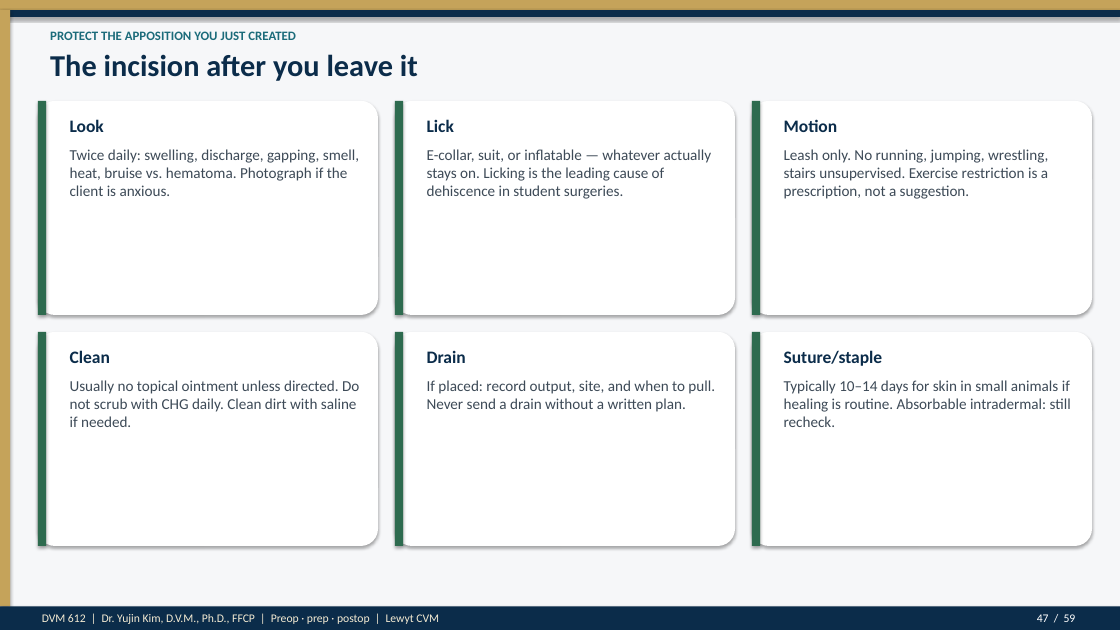
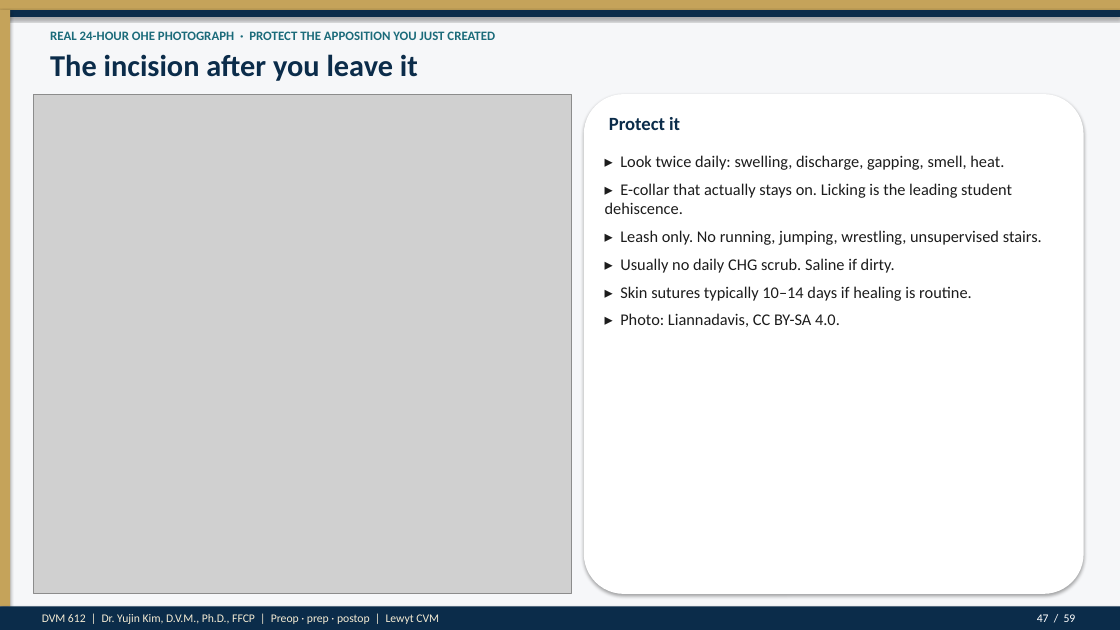
Before and after one commit to drkimvet/happycare, a slide deck: slide 47 of lectures/DVM-612_Week4_Preop_PatientPrep_Postop.pptx. Drawn at 1120x630 pixels with LibreOffice and Linux fonts; fonts in the diff are those of the drawing; grey boxes stand for pictures. Boxes give left, top, right and bottom in pixels: in the first picture for what was removed or moved away, otherwise in the second. Text is boxed around its words. In the diff, an @@ line names an element or a change of style, - is before the commit and + after.

```diff
--- a/lectures/DVM-612_Week4_Preop_PatientPrep_Postop.pptx
+++ b/lectures/DVM-612_Week4_Preop_PatientPrep_Postop.pptx
@@ text at (x1=50, y1=31, x2=495, y2=40): text changed @@
-PROTECT THE APPOSITION YOU JUST CREATED
+REAL 24-HOUR OHE PHOTOGRAPH · PROTECT THE APPOSITION YOU JUST CREATED
@@ picture added at (x1=34, y1=94, x2=571, y2=594) @@
@@ rounded rectangle removed at (x1=38, y1=101, x2=378, y2=315) @@
@@ rectangle removed at (x1=38, y1=101, x2=46, y2=315) @@
@@ text removed at (x1=70, y1=119, x2=104, y2=132) @@
-Look
@@ rounded rectangle removed at (x1=395, y1=101, x2=735, y2=315) @@
@@ rectangle removed at (x1=395, y1=101, x2=403, y2=315) @@
@@ text removed at (x1=427, y1=119, x2=454, y2=132) @@
-Lick
@@ rounded rectangle resized from (x1=752, y1=101, x2=1092, y2=315) to (x1=584, y1=94, x2=1084, y2=594) @@
@@ text added at (x1=609, y1=117, x2=680, y2=130), 16 pt, text #0B2C4A, bold @@
+Protect it
@@ rectangle removed at (x1=752, y1=101, x2=760, y2=315) @@
@@ text removed at (x1=784, y1=119, x2=838, y2=132) @@
-Motion
@@ text removed at (x1=70, y1=149, x2=359, y2=196) @@
-Twice daily: swelling, discharge, gapping, smell, heat, bruise vs. hematoma. Photograph if the client is anxious.
@@ text removed at (x1=427, y1=149, x2=712, y2=199) @@
-E-collar, suit, or inflatable — whatever actually stays on. Licking is the leading cause of dehiscence in student surgeries.
@@ text removed at (x1=784, y1=149, x2=1048, y2=199) @@
-Leash only. No running, jumping, wrestling, stairs unsupervised. Exercise restriction is a prescription, not a suggestion.
@@ text added at (x1=605, y1=155, x2=1042, y2=327), 14 pt, text #1C1C1C @@
+▸ Look twice daily: swelling, discharge, gapping, smell, heat.
+▸ E-collar that actually stays on. Licking is the leading student dehiscence.
+▸ Leash only. No running, jumping, wrestling, unsupervised stairs.
+▸ Usually no daily CHG scrub. Saline if dirty.
+▸ Skin sutures typically 10–14 days if healing is routine.
+▸ Photo: Liannadavis, CC BY-SA 4.0.
@@ rounded rectangle removed at (x1=38, y1=332, x2=378, y2=546) @@
@@ rectangle removed at (x1=38, y1=332, x2=46, y2=546) @@
@@ text removed at (x1=70, y1=350, x2=110, y2=363) @@
-Clean
@@ rounded rectangle removed at (x1=395, y1=332, x2=735, y2=546) @@
@@ rectangle removed at (x1=395, y1=332, x2=403, y2=546) @@
@@ text removed at (x1=427, y1=351, x2=466, y2=363) @@
-Drain
@@ rounded rectangle removed at (x1=752, y1=332, x2=1092, y2=546) @@
@@ rectangle removed at (x1=752, y1=332, x2=760, y2=546) @@
@@ text removed at (x1=784, y1=350, x2=883, y2=366) @@
-Suture/staple
@@ text removed at (x1=70, y1=380, x2=359, y2=427) @@
-Usually no topical ointment unless directed. Do not scrub with CHG daily. Clean dirt with saline if needed.
@@ text removed at (x1=427, y1=380, x2=715, y2=412) @@
-If placed: record output, site, and when to pull. Never send a drain without a written plan.
@@ text removed at (x1=784, y1=380, x2=1071, y2=427) @@
-Typically 10–14 days for skin in small animals if healing is routine. Absorbable intradermal: still recheck.
```
Also in this commit, not shown: 7 other slides changed, 16 other files.
